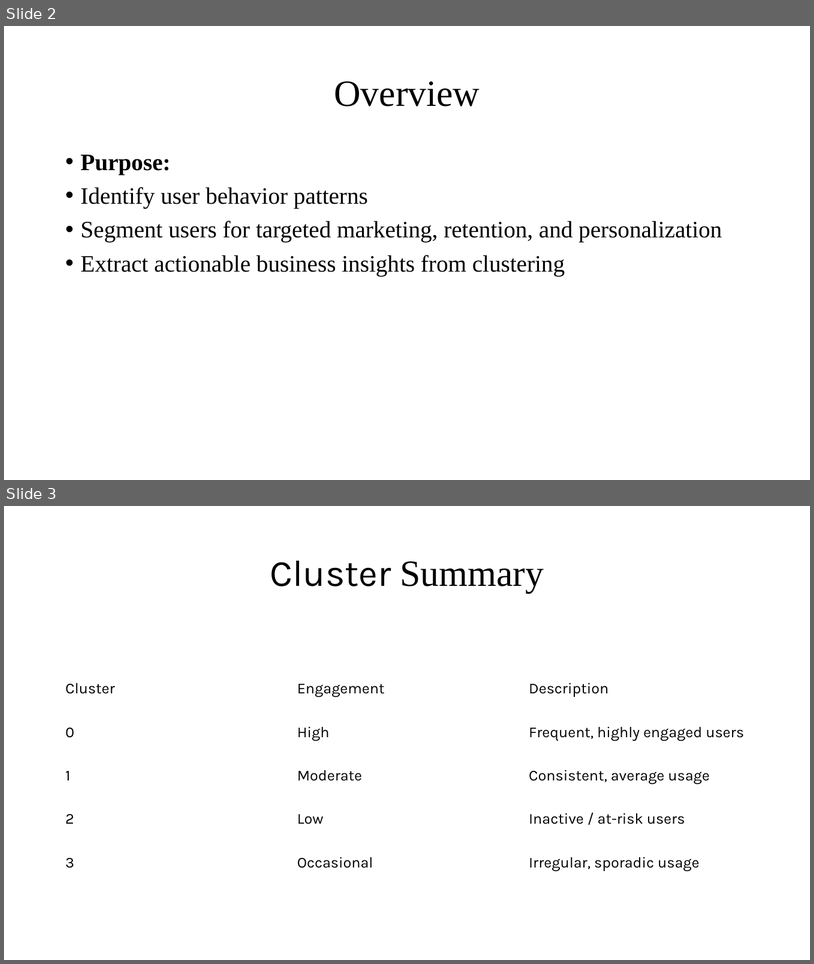
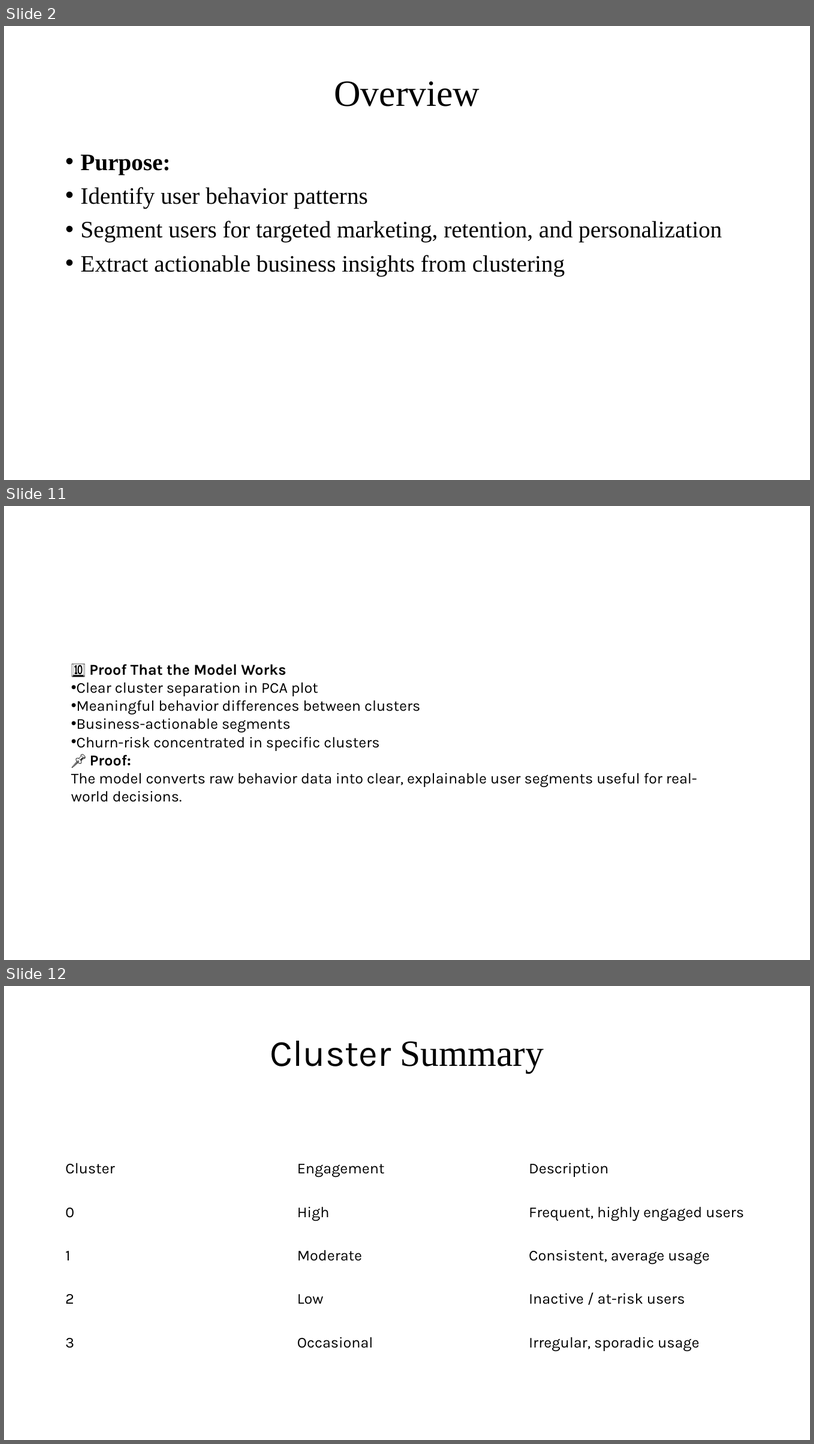
Before and after one commit to lakshmigojanece/-App-User-Behavior-Segmentation-Using-Unsupervised-Machine-Learning, a slide deck: App User Behavior Segmentation Using Unsupervised Machine Learning.ppt.pptx. Shown one above the other, each under a label of ours: slides 2 and 3 before the commit, slides 2, 11 and 12 after it; the slides between them are not shown. The pictures are 814x964 and 814x1444 pixels, drawn with LibreOffice and Linux fonts; fonts in the diff are those of the drawing. Boxes give left, top, right and bottom in pixels: in the first picture for what was removed or moved away, otherwise in the second. Text is boxed around its words. In the diff, an @@ line names an element or a change of style, - is before the commit and + after.

```diff
--- a/App User Behavior Segmentation Using Unsupervised Machine Learning.ppt.pptx
+++ b/App User Behavior Segmentation Using Unsupervised Machine Learning.ppt.pptx
@@ slide 11 added at bbox=[4, 506, 810, 960], background #FFFFFF @@
@@ text added at bbox=[71, 664, 698, 802], 18 pt, text #000000 @@
+🔟 Proof That the Model Works
+• Clear cluster separation in PCA plot
+• Meaningful behavior differences between clusters
+• Business-actionable segments
+• Churn-risk concentrated in specific clusters
+📌 Proof:
+The model converts raw behavior data into clear, explainable user segments useful for real-world decisions.
@@ what was slide 3 is now slide 12 @@
```
Also in this commit, not shown: 8 other slides added.
